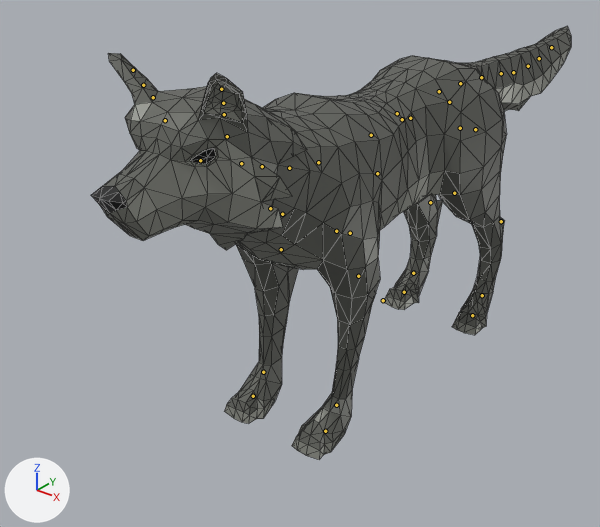
What one commit did to the glTF model assets/models/wolf.glb.
Camera for both pictures: a camera (50 mm lens) standing at (3.05, -4.85, 3.55) and looking at (-0.4, -0.54, 0.88). Arrows for +X, +Y and +Z are at lower left; the lights stay in place. The first picture is the older version. The bones that change, and the others that lie on the model, are drawn over the model as lines. Mesh edges are drawn as thin lines.

Names of what the first picture shows: 'Wolf'.
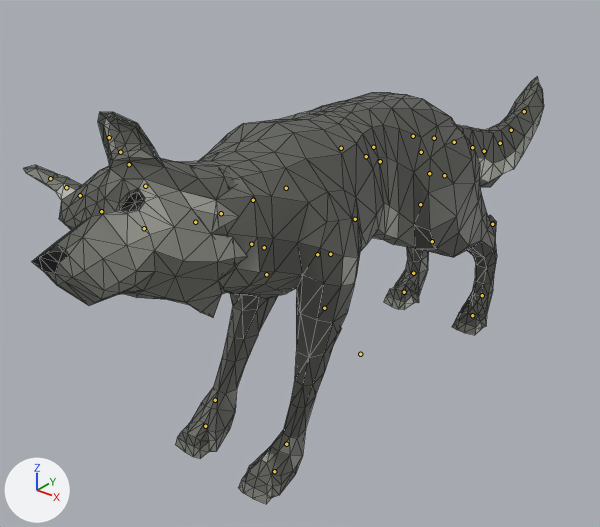
The newer file adds an action. The first version stands in its rest pose; the second is drawn at frame 9 of the action 'attack'.

Boxes (x1, y1, x2, y2) around the edits, measured in the pictures (600 x 527 px):
'Wolf', posed (8% wider)
    before: (91, 26, 571, 460)
    after: (24, 77, 544, 504)
bone 'Body', root to tip
    before: (383, 300) to (383, 298)
    after: (360, 354) to (360, 352)
bone 'Back', root to tip
    before: (439, 91) to (439, 92)
    after: (413, 136) to (412, 136)
bone 'Torso2', root to tip
    before: (371, 135) to (370, 135)
    after: (341, 148) to (340, 148)
bone 'Torso3', root to tip
    before: (318, 162) to (318, 162)
    after: (286, 188) to (285, 188)
bone 'Neck1', root to tip
    before: (289, 168) to (289, 168)
    after: (253, 200) to (252, 200)
bone 'Neck2', root to tip
    before: (262, 166) to (261, 166)
    after: (221, 213) to (220, 214)
bone 'Neck3', root to tip
    before: (241, 163) to (241, 163)
    after: (195, 222) to (195, 222)
bone 'Head', root to tip
    before: (200, 160) to (200, 161)
    after: (144, 228) to (143, 229)
bone 'FrontUpperLeg.L', root to tip
    before: (350, 233) to (350, 233)
    after: (330, 254) to (330, 255)
bone 'FrontLowerLeg.L', root to tip
    before: (358, 276) to (358, 277)
    after: (324, 308) to (324, 309)
bone 'FrontUpperLeg.R', root to tip
    before: (270, 208) to (270, 209)
    after: (251, 244) to (252, 244)
bone 'FrontLowerLeg.R', root to tip
    before: (281, 249) to (281, 250)
    after: (266, 274) to (266, 275)
bone 'BackShoulder.L', root to tip
    before: (460, 128) to (460, 128)
    after: (429, 173) to (430, 173)
bone 'BackUpperLeg.L', root to tip
    before: (454, 193) to (455, 193)
    after: (432, 241) to (432, 241)
bone 'BackLowerLeg.L', root to tip
    before: (501, 221) to (500, 222)
    after: (492, 224) to (492, 225)
bone 'BackShoulder.R', root to tip
    before: (410, 118) to (410, 118)
    after: (380, 161) to (379, 161)
bone 'BackUpperLeg.R', root to tip
    before: (377, 173) to (378, 174)
    after: (355, 219) to (355, 218)
bone 'BackLowerLeg.R', root to tip
    before: (430, 202) to (430, 204)
    after: (420, 204) to (420, 205)
bone 'Tail4', root to tip
    before: (501, 73) to (501, 73)
    after: (472, 147) to (473, 148)
bone 'Tail5', root to tip
    before: (513, 72) to (513, 72)
    after: (484, 151) to (484, 150)
bone 'Tail6', root to tip
    before: (528, 66) to (528, 66)
    after: (500, 143) to (500, 142)
bone 'Tail7', root to tip
    before: (539, 58) to (539, 58)
    after: (511, 130) to (511, 129)
bone 'Tail8', root to tip
    before: (551, 47) to (551, 47)
    after: (524, 111) to (524, 111)
bone 'IKFrontLeg.L', root to tip
    before: (336, 405) to (336, 406)
    after: (286, 444) to (285, 445)
bone 'IKFrontLeg.R', root to tip
    before: (263, 372) to (263, 373)
    after: (215, 400) to (214, 401)

The edits, one by one:
Bone 'Body' (bone_body) moves from (0.0, 0.0, 0.0) to (0.0, -0.0035, 0.0029).
Bone 'Body' (bone_body) turns from (0, 0, 0) to (8, 0, 0) degrees about its own x, y and z.
Bone 'Back' (bone_back) moves from (0.0, 0.0, 0.0) to (0.0, -0.0015, 0.0004).
Bone 'Back' (bone_back) turns from (0, 0, 0) to (-24, 0, 0) degrees about its own x, y and z.
Bone 'Torso2' (bone_torso2) turns from (0, 0, 0) to (-23, 10, -3) degrees about its own x, y and z.
Bone 'Torso3' (bone_torso3) turns from (0, 0, 0) to (1, 0, 0) degrees about its own x, y and z.
Bone 'Neck1' (bone_neck1) turns from (0, 0, 0) to (-12, 0, 0) degrees about its own x, y and z.
Bone 'Neck2' (bone_neck2) turns from (0, 0, 0) to (0, 21, -4) degrees about its own x, y and z.
Bone 'Neck3' (bone_neck3) turns from (0, 0, 0) to (10, 0, 3) degrees about its own x, y and z.
Bone 'Head' (bone_head) turns from (0, 0, 0) to (11, -2, 9) degrees about its own x, y and z.
Bone 'FrontUpperLeg.L' (bone_frontupperleg_l) turns from (0, 0, 0) to (-29, 7, 11) degrees about its own x, y and z.
Bone 'FrontLowerLeg.L' (bone_frontlowerleg_l) turns from (0, 0, 0) to (-16, 0, 0) degrees about its own x, y and z.
Bone 'FrontUpperLeg.R' (bone_frontupperleg_r) turns from (0, 0, 0) to (8, 2, 16) degrees about its own x, y and z.
Bone 'FrontLowerLeg.R' (bone_frontlowerleg_r) turns from (0, 0, 0) to (34, 0, 0) degrees about its own x, y and z.
Bone 'BackShoulder.L' (bone_backshoulder_l) turns from (0, 0, 0) to (5, 32, 2) degrees about its own x, y and z.
Bone 'BackUpperLeg.L' (bone_backupperleg_l) turns from (0, 0, 0) to (4, 0, 0) degrees about its own x, y and z.
Bone 'BackLowerLeg.L' (bone_backlowerleg_l) turns from (0, 0, 0) to (5, 0, 0) degrees about its own x, y and z.
Bone 'BackShoulder.R' (bone_backshoulder_r) turns from (0, 0, 0) to (5, -32, -2) degrees about its own x, y and z.
Bone 'BackUpperLeg.R' (bone_backupperleg_r) turns from (0, 0, 0) to (4, 0, 0) degrees about its own x, y and z.
Bone 'BackLowerLeg.R' (bone_backlowerleg_r) turns from (0, 0, 0) to (5, 0, 0) degrees about its own x, y and z.
Bone 'Tail4' (bone_tail4) turns from (0, 0, 0) to (3, 0, 0) degrees about its own x, y and z.
Bone 'Tail5' (bone_tail5) turns from (0, 0, 0) to (12, 0, 0) degrees about its own x, y and z.
Bone 'Tail6' (bone_tail6) turns from (0, 0, 0) to (11, 0, 0) degrees about its own x, y and z.
Bone 'Tail7' (bone_tail7) turns from (0, 0, 0) to (3, 0, 0) degrees about its own x, y and z.
Bone 'Tail8' (bone_tail8) turns from (0, 0, 0) to (18, 0, 0) degrees about its own x, y and z.
Bone 'IKFrontLeg.L' (bone_ikfrontleg_l) moves from (0.0, 0.0, 0.0) to (0.0, 0.0034, -0.0041).
Bone 'IKFrontLeg.R' (bone_ikfrontleg_r) moves from (0.0, 0.0, 0.0) to (0.0, 0.003, -0.0041).
Bone 'IKFrontLeg.R' (bone_ikfrontleg_r) turns from (0, 0, 0) to (6, 0, 0) degrees about its own x, y and z.
